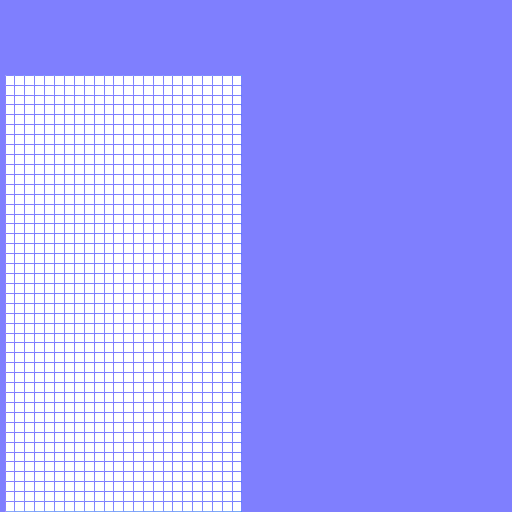
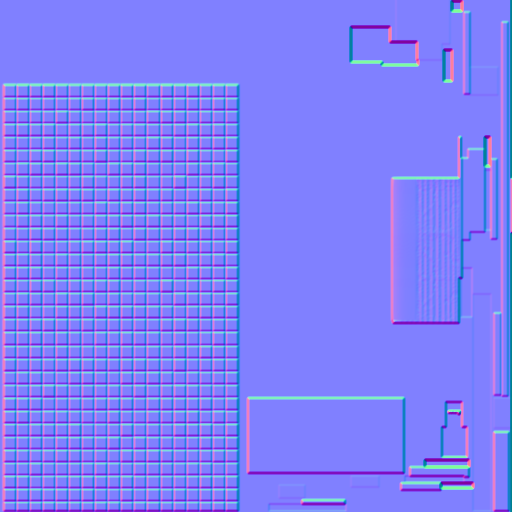
Two versions of the same layered image (512 × 512). Layer-by-layer changes:
removed layer "Layer 1" over [1, 0, 512, 512]
added layer "Layer 145" above "Layer 85" over [1, 0, 512, 512]
